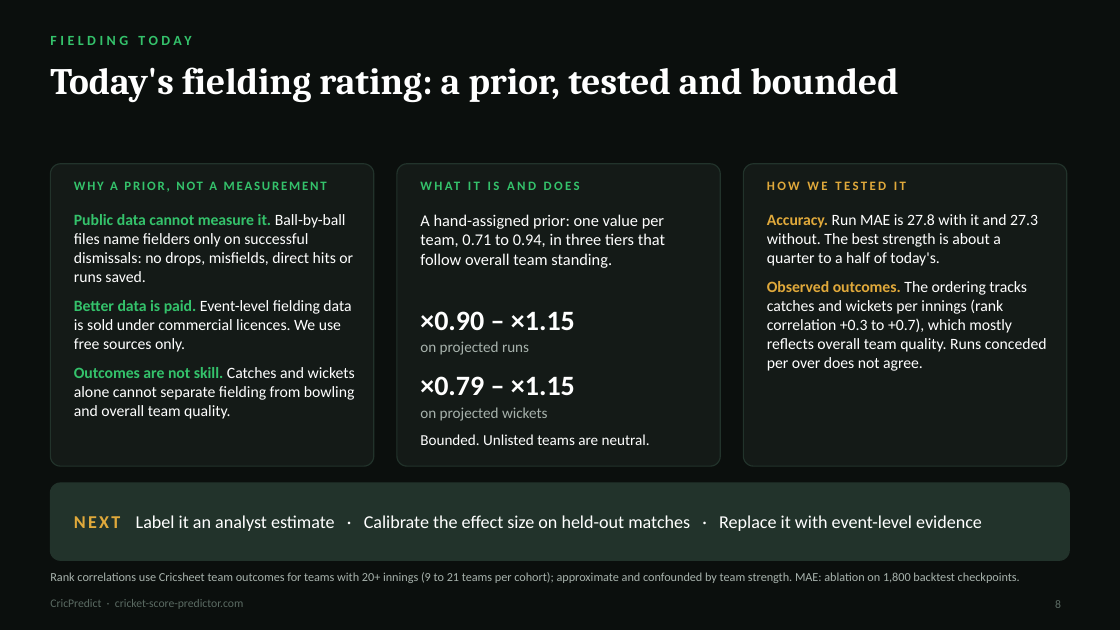
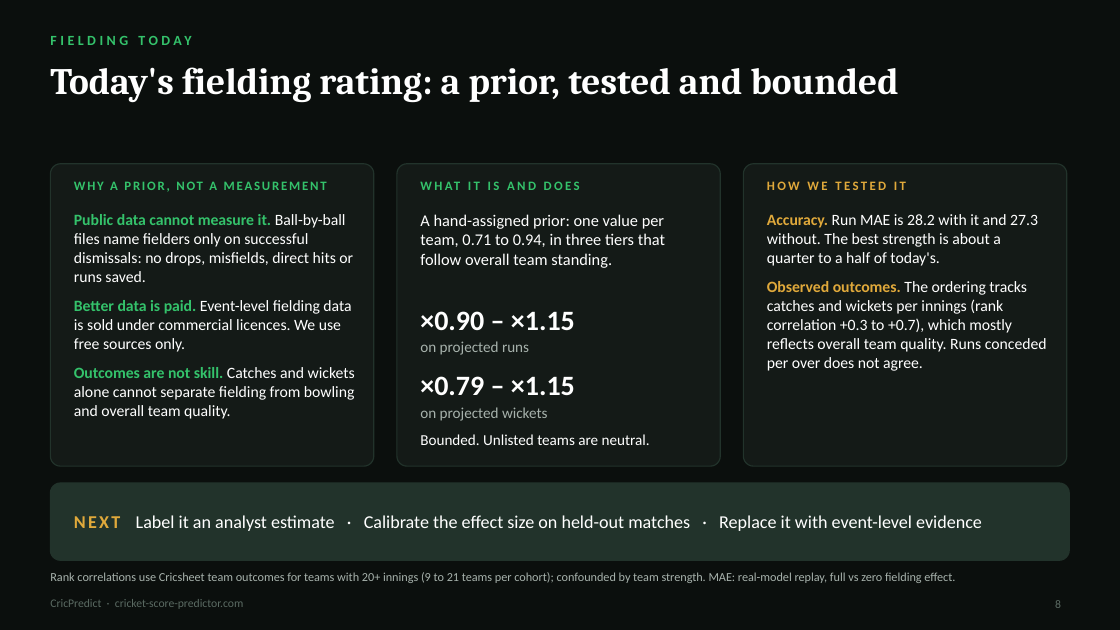
Before and after one commit to econsmaestro/cricket-score-predictor, a slide deck: slide 8 of presentation/CricPredict_Cricketviz.pptx. Drawn at 1120x630 pixels with LibreOffice and Linux fonts; fonts in the diff are those of the drawing. Boxes give left, top, right and bottom in pixels: in the first picture for what was removed or moved away, otherwise in the second. Text is boxed around its words. In the diff, an @@ line names an element or a change of style, - is before the commit and + after.

```diff
--- a/presentation/CricPredict_Cricketviz.pptx
+++ b/presentation/CricPredict_Cricketviz.pptx
@@ text at (767, 214, 1038, 266): text changed @@
-Accuracy. Run MAE is 27.8 with it and 27.3 without. The best strength is about a quarter to a half of today's.
+Accuracy. Run MAE is 28.2 with it and 27.3 without. The best strength is about a quarter to a half of today's.
@@ text at (50, 572, 955, 583): text changed @@
-Rank correlations use Cricsheet team outcomes for teams with 20+ innings (9 to 21 teams per cohort); approximate and confounded by team strength. MAE: ablation on 1,800 backtest checkpoints.
+Rank correlations use Cricsheet team outcomes for teams with 20+ innings (9 to 21 teams per cohort); confounded by team strength. MAE: real-model replay, full vs zero fielding effect.
```
Also in this commit, not shown: 2 other slides changed, 2 other files.
